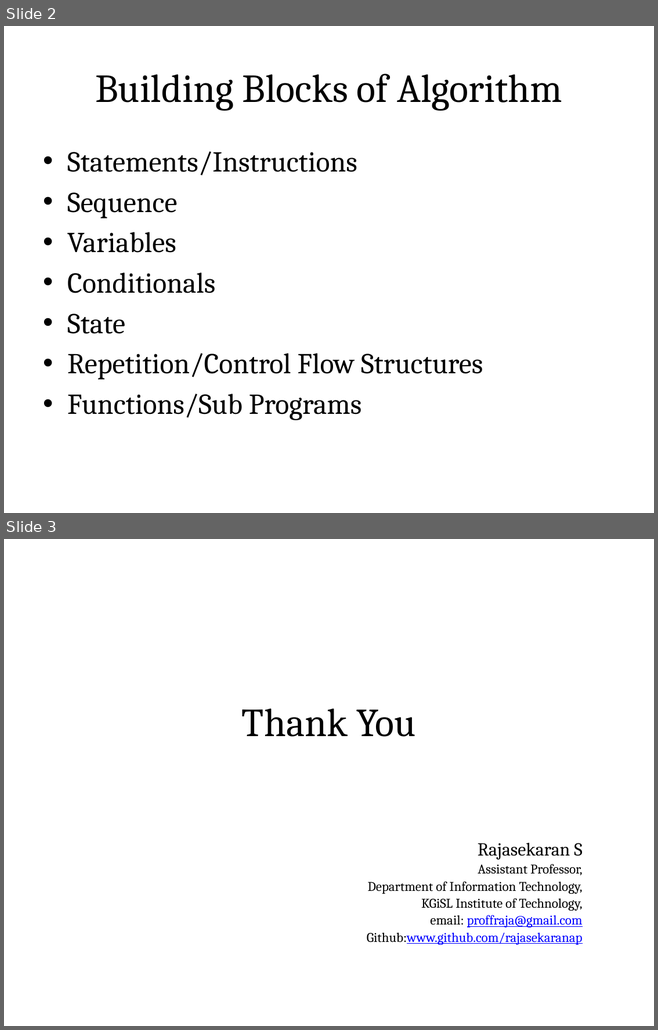
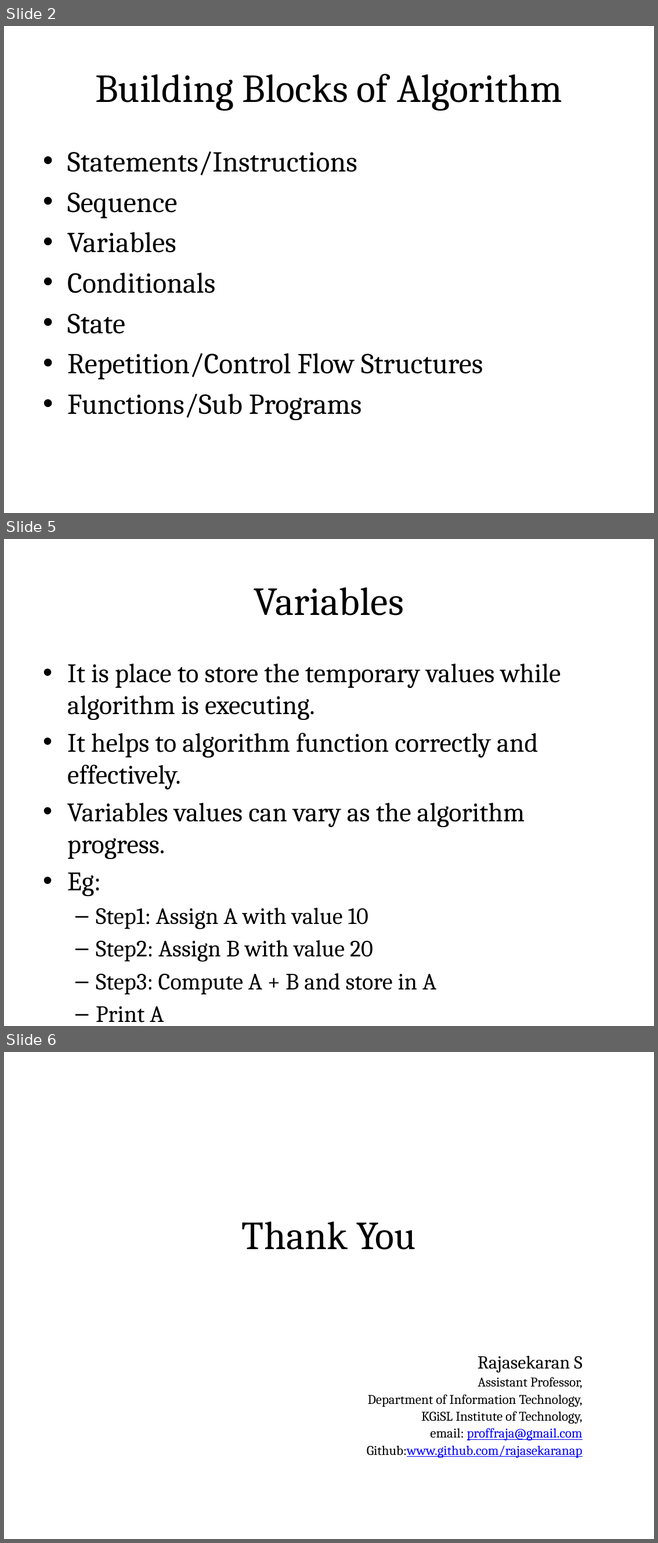
Before and after one commit to rajasekaran36/GE8151-Problem-Solving-and-Python-Programming, a slide deck: Slides/Unit 1/GE8151-U1-2-Building Blocks of Algorithms.pptx. Shown one above the other, each under a label of ours: slides 2 and 3 before the commit, slides 2, 5 and 6 after it; the slides between them are not shown. The pictures are 658x1030 and 658x1543 pixels, drawn with LibreOffice and Linux fonts; fonts in the diff are those of the drawing. Boxes give left, top, right and bottom in pixels: in the first picture for what was removed or moved away, otherwise in the second. Text is boxed around its words. In the diff, an @@ line names an element or a change of style, - is before the commit and + after.

```diff
--- a/Slides/Unit 1/GE8151-U1-2-Building Blocks of Algorithms.pptx
+++ b/Slides/Unit 1/GE8151-U1-2-Building Blocks of Algorithms.pptx
@@ slide 5 added at <box>4,539,654,1026</box>, background #FFFFFF @@
@@ title added at <box>36,559,621,640</box>, fill gradient #DAFDA7 to #E4FCC2 to #F5FFE7, outline #98B955 0.75 pt, 44 pt, text #000000 @@
+Variables
@@ text added at <box>67,664,561,1023</box>, 29.6 pt, text #000000 @@
+• It is place to store the temporary values while algorithm is executing.
+• It helps to algorithm function correctly and effectively.
+• Variables values can vary as the algorithm progress.
+• Eg:
+  – Step1: Assign A with value 10
+  – Step2: Assign B with value 20
+  – Step3: Compute A + B and store in A
+  – Print A
@@ what was slide 3 is now slide 6 @@
```
Also in this commit, not shown: 2 other slides added, 2 other files.
